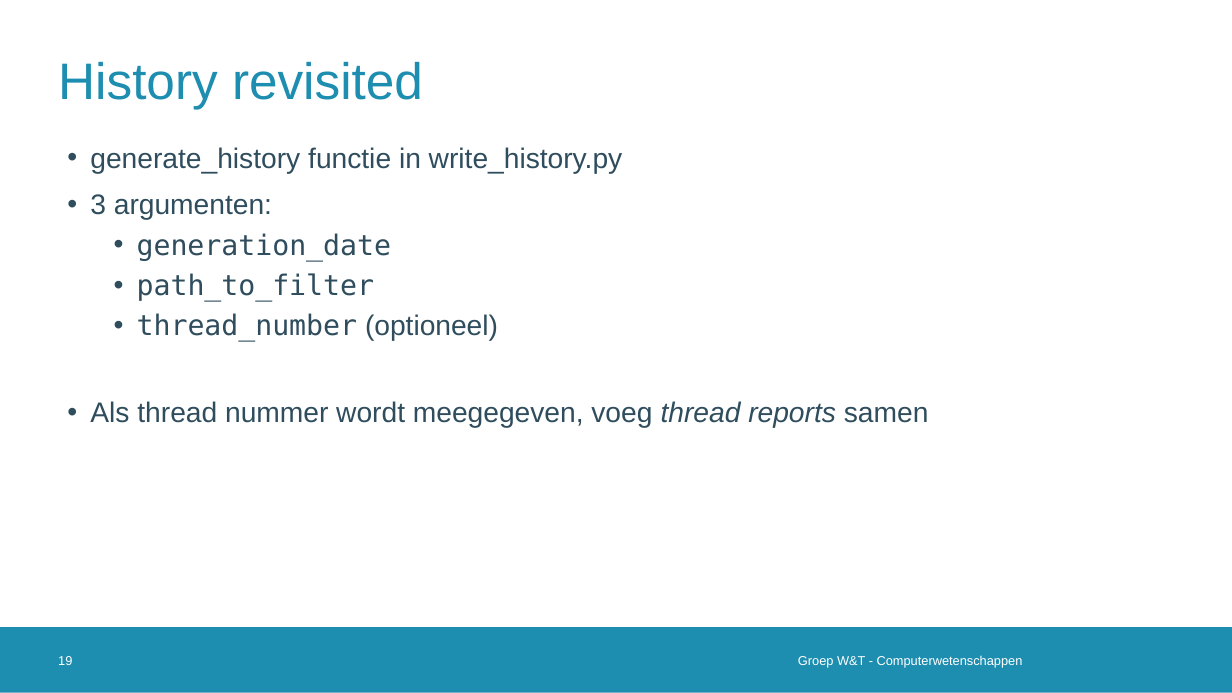
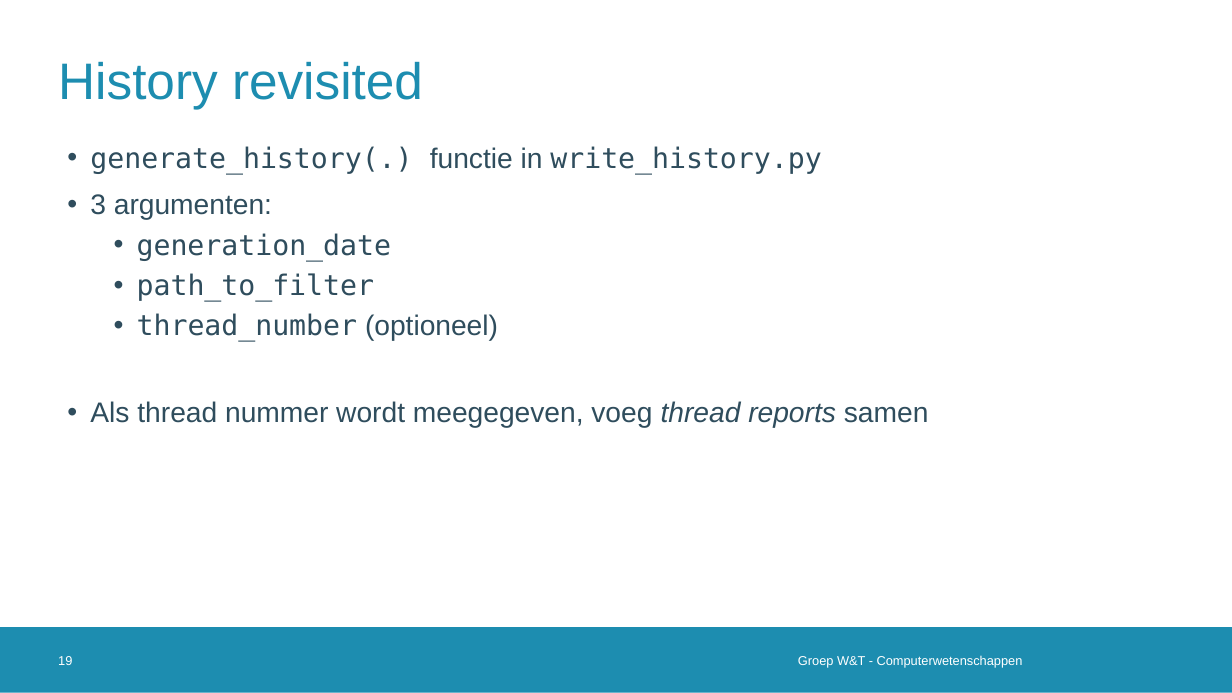
Before and after one commit to vanschependom/KULAK_IW-shed-of-graphs, a slide deck: slide 19 of defense.pptx. Drawn at 1232x693 pixels with LibreOffice and Linux fonts; fonts in the diff are those of the drawing; background and template pictures are left out. Boxes give left, top, right and bottom in pixels: in the first picture for what was removed or moved away, otherwise in the second. Text is boxed around its words. In the diff, an @@ line names an element or a change of style, - is before the commit and + after.

```diff
--- a/defense.pptx
+++ b/defense.pptx
@@ text at bbox=[90, 146, 821, 174]: text changed; font Arial to DejaVu Sans Mono @@
-• generate_history functie in write_history.py
+• generate_history(.) functie in write_history.py
```
Also in this commit, not shown: 1 other slide changed.
